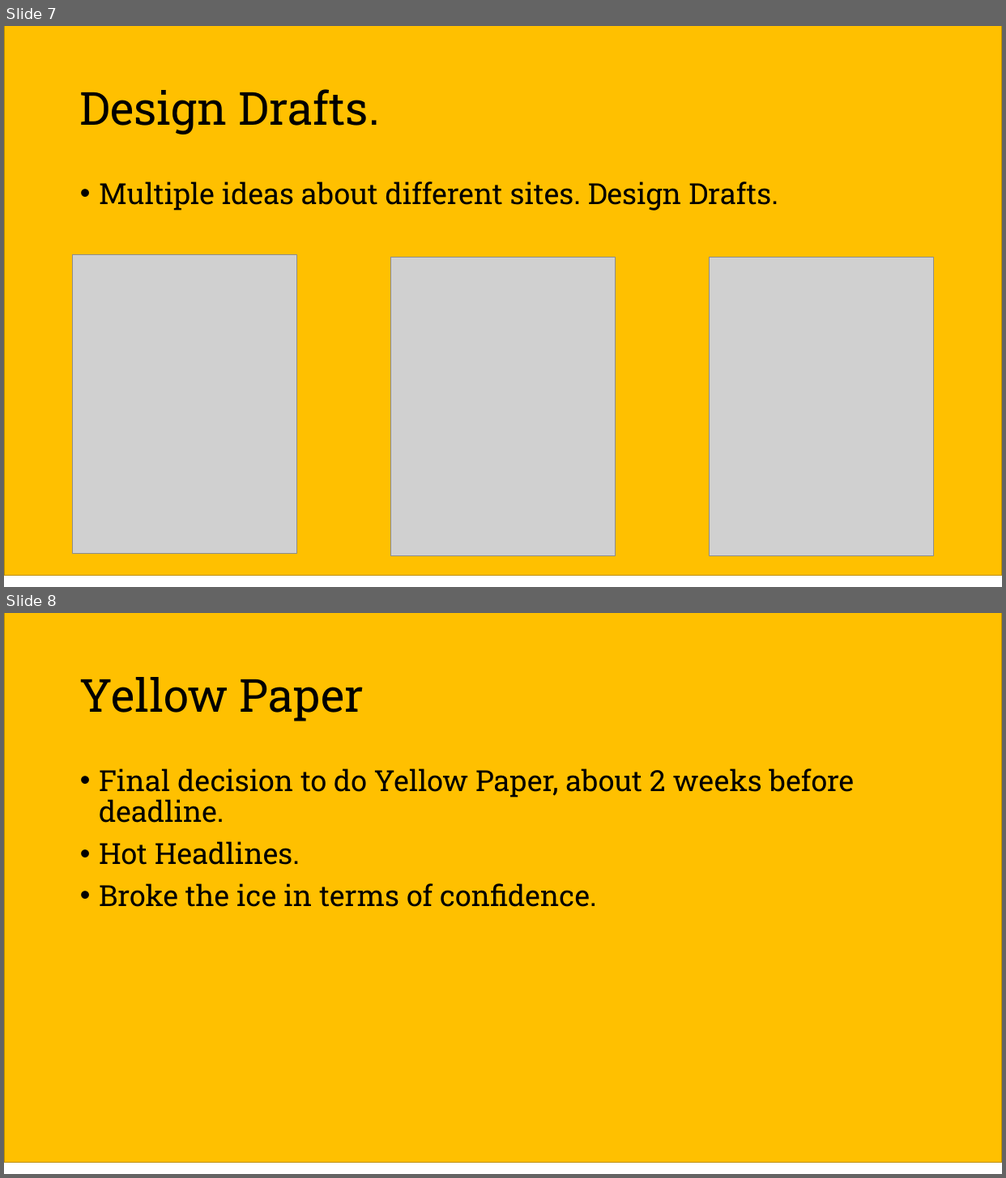
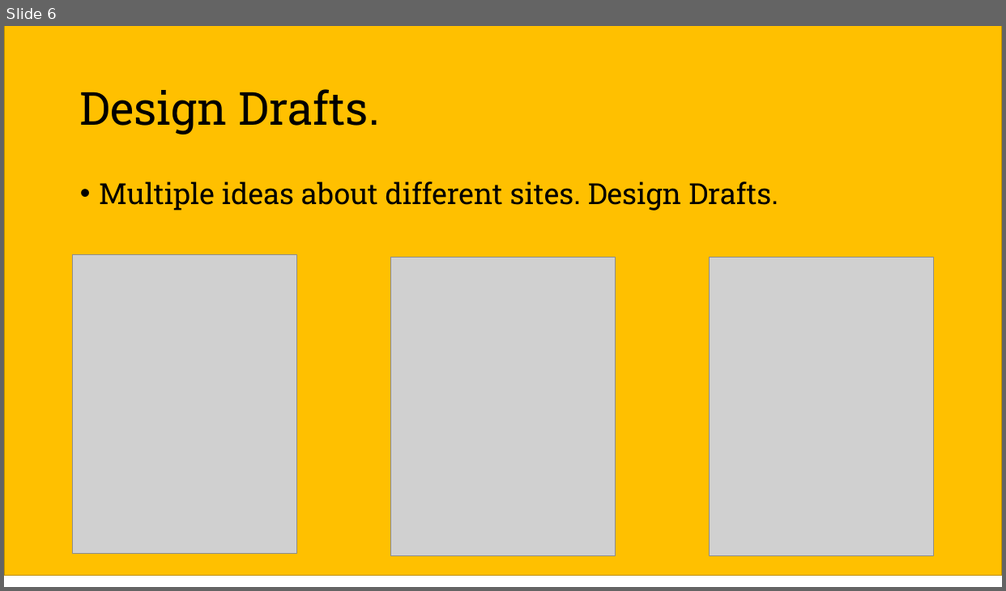
Before and after one commit to TeamIcefyre/YellowPaper, a slide deck: design/Team IceFyre.pptx. Shown one above the other, each under a label of ours: slides 7 and 8 before the commit, slide 6 after it. The pictures are 1006x1178 and 1006x591 pixels, drawn with LibreOffice and Linux fonts; fonts in the diff are those of the drawing; grey boxes stand for pictures. Boxes give left, top, right and bottom in pixels: in the first picture for what was removed or moved away, otherwise in the second. Text is boxed around its words. In the diff, an @@ line names an element or a change of style, - is before the commit and + after.

```diff
--- a/design/Team IceFyre.pptx
+++ b/design/Team IceFyre.pptx
@@ slide 8 removed at bbox=[4, 613, 1002, 1174], background #FFFFFF @@
@@ rectangle removed at bbox=[4, 613, 1002, 1163] @@
@@ title removed at bbox=[80, 677, 364, 722] @@
-Yellow Paper
@@ text removed at bbox=[99, 769, 854, 907] @@
-• Final decision to do Yellow Paper, about 2 weeks before deadline.
-• Hot Headlines.
-• Broke the ice in terms of confidence.
@@ what was slide 7 is now slide 6 @@
```
Also in this commit, not shown: 1 slide added, 5 other slides removed, 1 other file.
